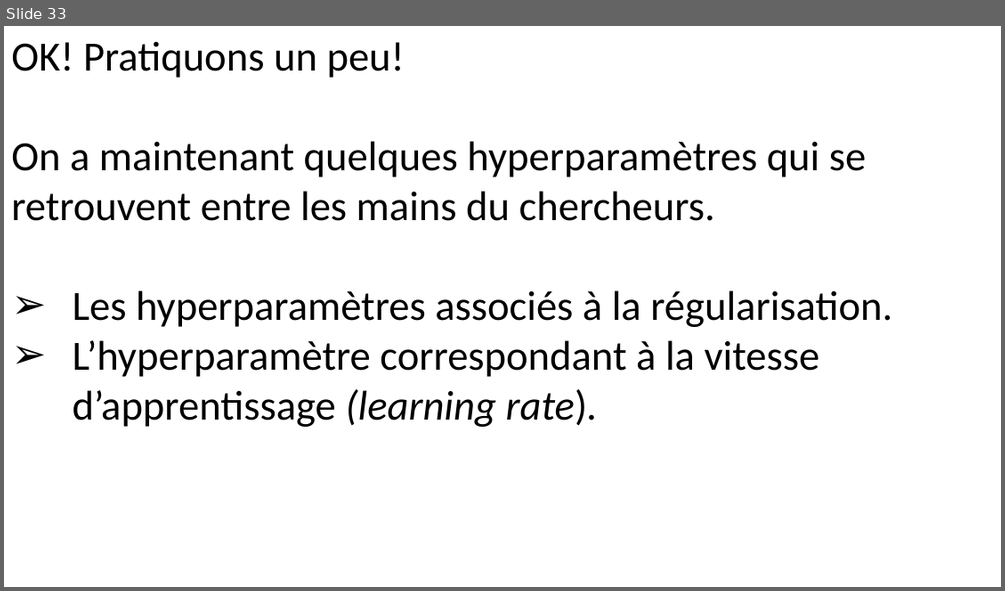
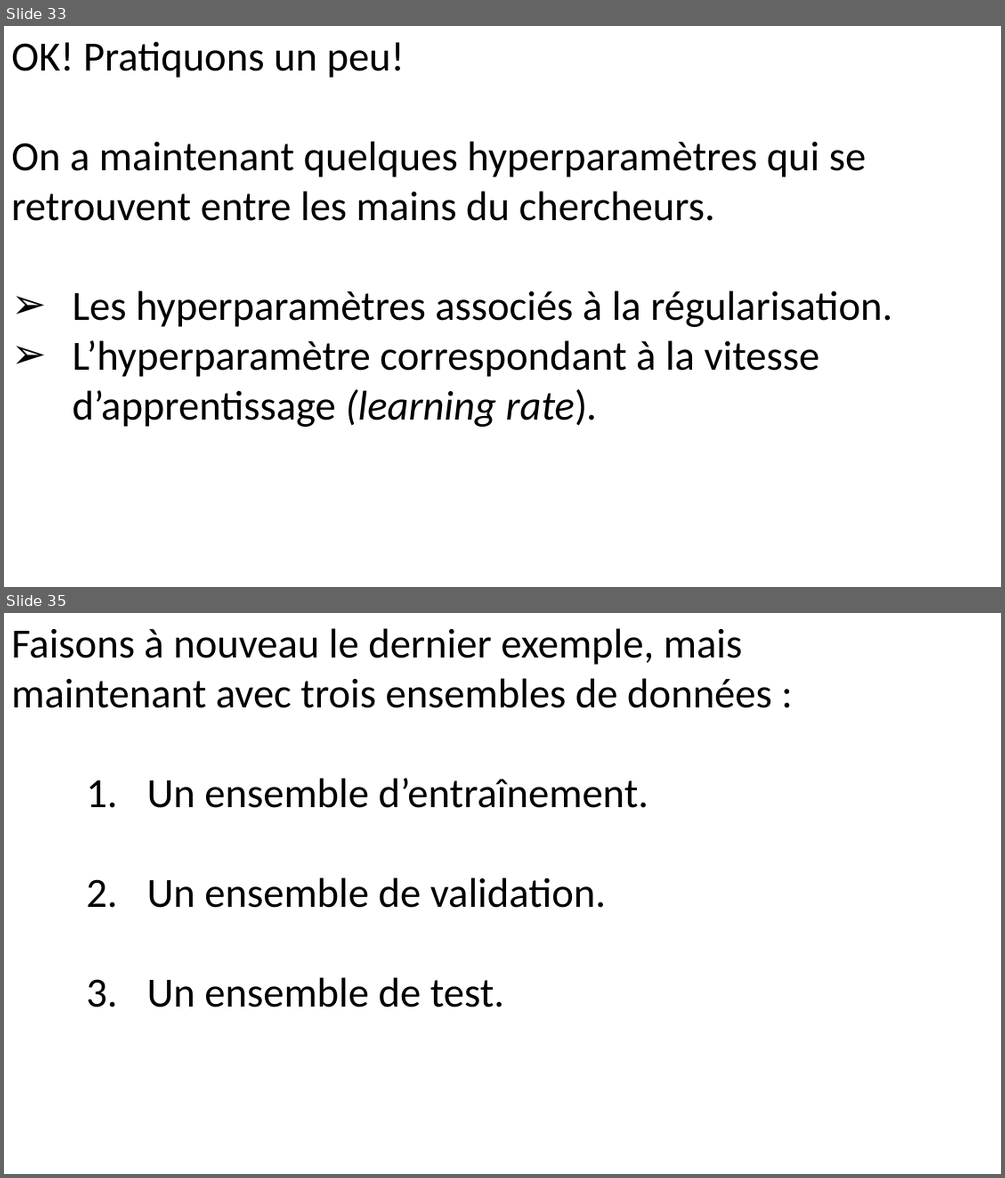
Before and after one commit to pnplab/ML_CRIUSMM, a slide deck: cours_2/img/cours_2.pptx. Shown one above the other, each under a label of ours: slide 33 before the commit, slides 33 and 35 after it; the slides between them are not shown. The pictures are 1005x591 and 1005x1178 pixels, drawn with LibreOffice and Linux fonts; fonts in the diff are those of the drawing. Boxes give left, top, right and bottom in pixels: in the first picture for what was removed or moved away, otherwise in the second. Text is boxed around its words. In the diff, an @@ line names an element or a change of style, - is before the commit and + after.

```diff
--- a/cours_2/img/cours_2.pptx
+++ b/cours_2/img/cours_2.pptx
@@ slide 35 added at [4, 613, 1001, 1174], background #FFFFFF @@
@@ text added at [11, 628, 772, 1007], 40 pt, text #000000 @@
+Faisons à nouveau le dernier exemple, mais
+maintenant avec trois ensembles de données :
+    1. Un ensemble d’entraînement.
+    2. Un ensemble de validation.
+    3. Un ensemble de test.
```
Also in this commit, not shown: 8 other slides added, 10 other files.
